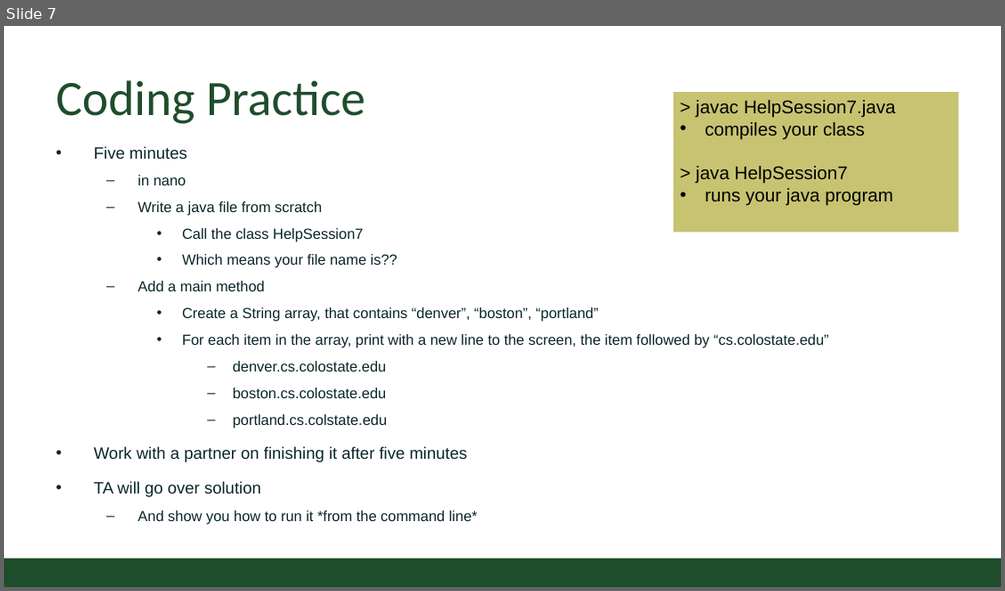
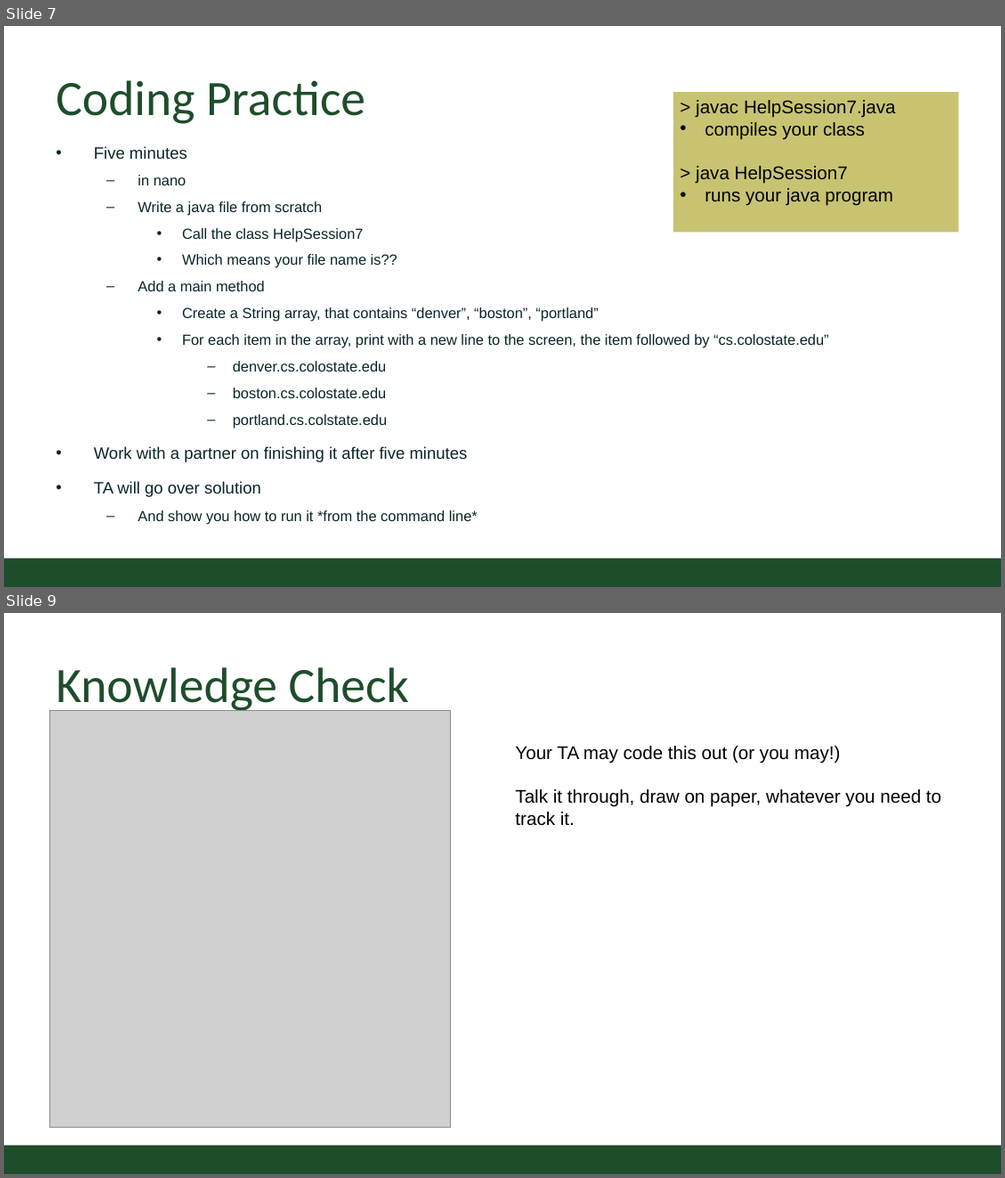
Before and after one commit to CSU-CompSci-CS163-4/Handouts, a slide deck: help session/week7/week7_ssh.pptx. Shown one above the other, each under a label of ours: slide 7 before the commit, slides 7 and 9 after it; the slides between them are not shown. The pictures are 1005x591 and 1005x1178 pixels, drawn with LibreOffice and Linux fonts; fonts in the diff are those of the drawing; grey boxes stand for pictures; background and template pictures are left out. Boxes give left, top, right and bottom in pixels: in the first picture for what was removed or moved away, otherwise in the second. Text is boxed around its words. In the diff, an @@ line names an element or a change of style, - is before the commit and + after.

```diff
--- a/help session/week7/week7_ssh.pptx
+++ b/help session/week7/week7_ssh.pptx
@@ slide 9 added at [4,613,1001,1174], background #FFFFFF; not listed: 1 template element that a slide beside it also shows @@
@@ title added at [56,667,409,714], 54 pt, text #1E4D2B @@
+Knowledge Check
@@ picture added at [49,711,450,1127] @@
@@ text added at [515,746,941,826], 20 pt, text #000000 @@
+Your TA may code this out (or you may!)
+Talk it through, draw on paper, whatever you need to
+track it.
```
Also in this commit, not shown: 1 other slide added.
